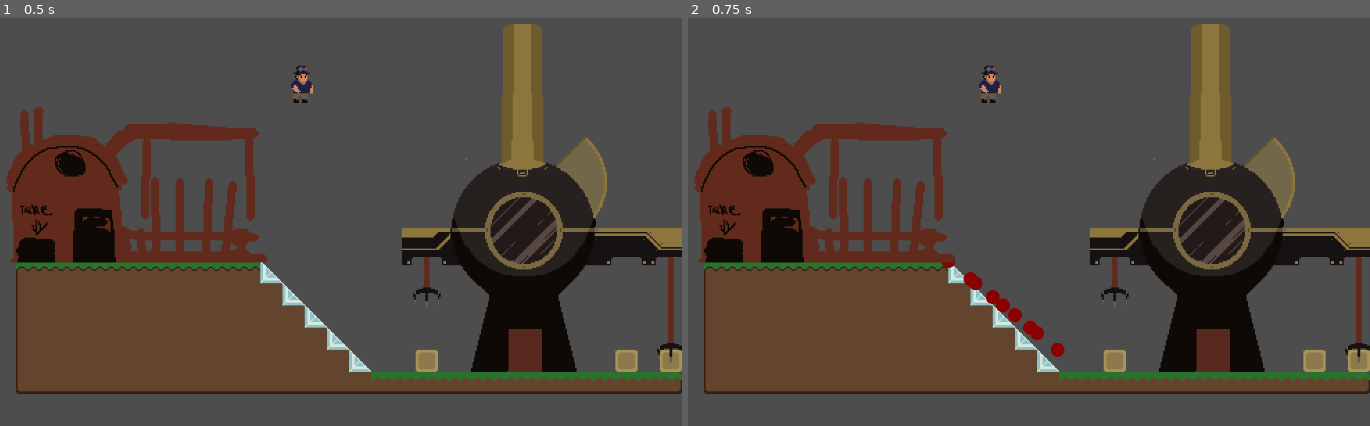
Above: before the commit, frames 1-2 (left to right).
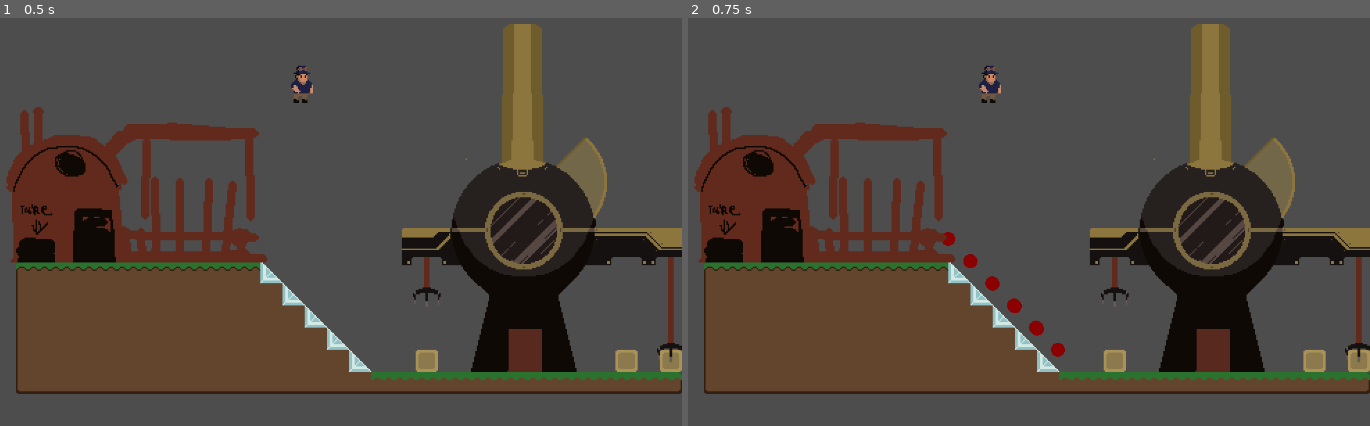
Above: after the commit, the same moments.

Repository: dethland/AFKGODOT
Game: Godot game, scene res://Tests/Testing/transport_test.tscn
The game is run twice, just before and just after one commit, with the same random seed, the same clock (stepped at 60 frames per second) and the same inputs. This scene is started directly instead of the project's main scene.
Inputs (mouse positions are in pixels of both pictures, inside the frame that each line leads up to):
- Up to frame 1 (0.5 s): no input
- Up to frame 2 (0.75 s): tap Enter (ui_accept) at 0.5 s; move the mouse to (1144, 177) at 0.52 s; click (1144, 177) at 0.6 s

Frame 1 is identical in both runs. In frame 2, 0.5% of the frame differs, in the area x 37-56%, y 52-84%.

Commit message:
move ore quarry marker

Diff:
--- a/Game/Scenes/Building/ore_quarry.tscn
+++ b/Game/Scenes/Building/ore_quarry.tscn
@@ -18,3 +18,6 @@
 [node name="CollisionShape2D" type="CollisionShape2D" parent="Area2D" index="0"]
 position = Vector2(79, -18.5)
 shape = SubResource("RectangleShape2D_coq55")
+
+[node name="Marker2D" parent="." index="2"]
+position = Vector2(79, -19)
--- a/Game/Scripts/BuildingRelated/Facility.gd
+++ b/Game/Scripts/BuildingRelated/Facility.gd
@@ -152,6 +152,8 @@
 func _ready():
 	ID = FS.init_facility(self)
 
+	build_test_inventory()
+
 	print("facility: " + _name + " id: " + str(ID))
 
 	CM.requst_assign_finished.connect(_on_requst_assign_finished)
Not shown: 1 places in Game/Scenes/Building/ore_quarry.tscn that only renumber resources
Not shown: 1 places in Game/Tests/Testing/transport_test.tscn that only renumber resources
